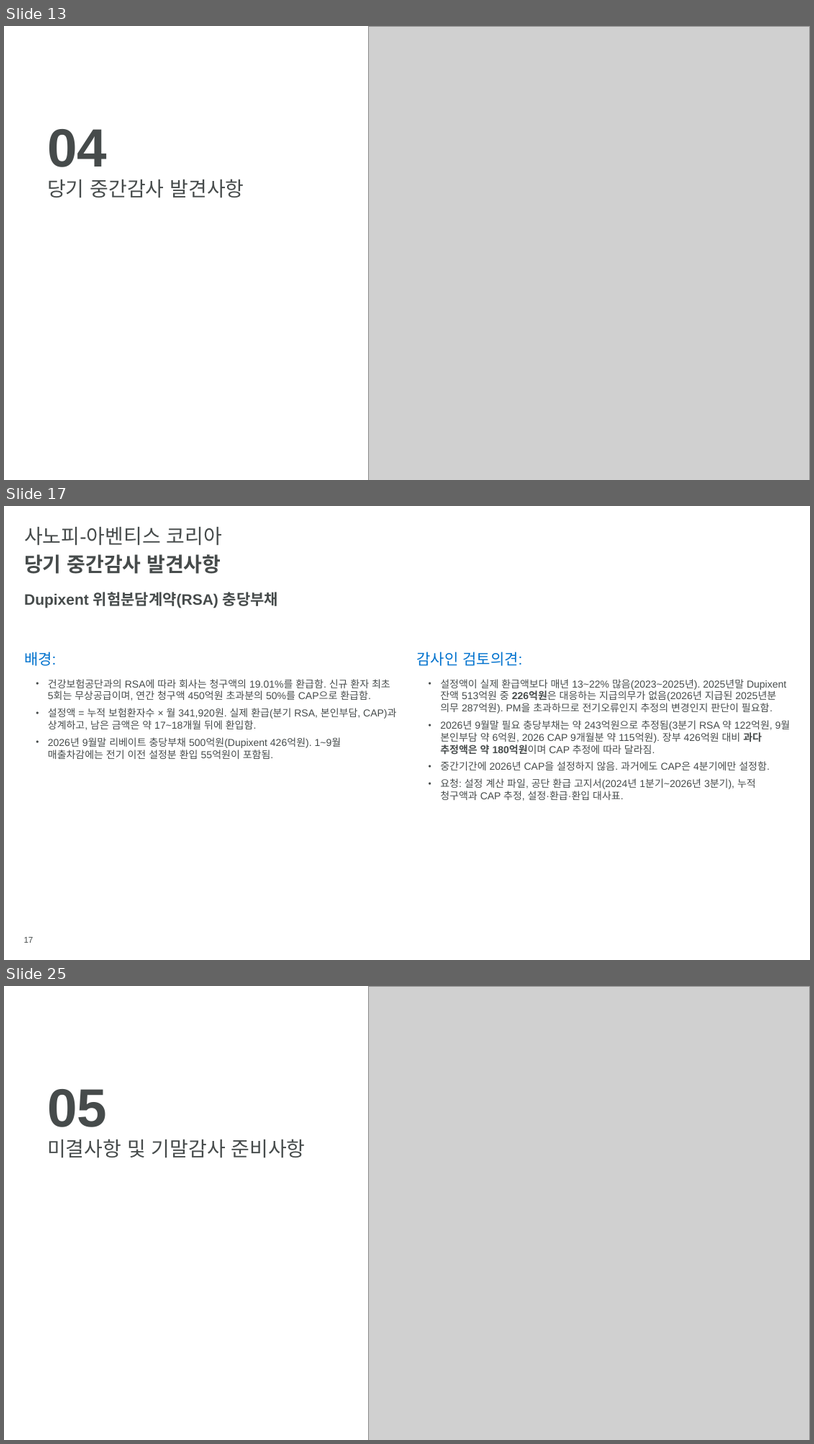
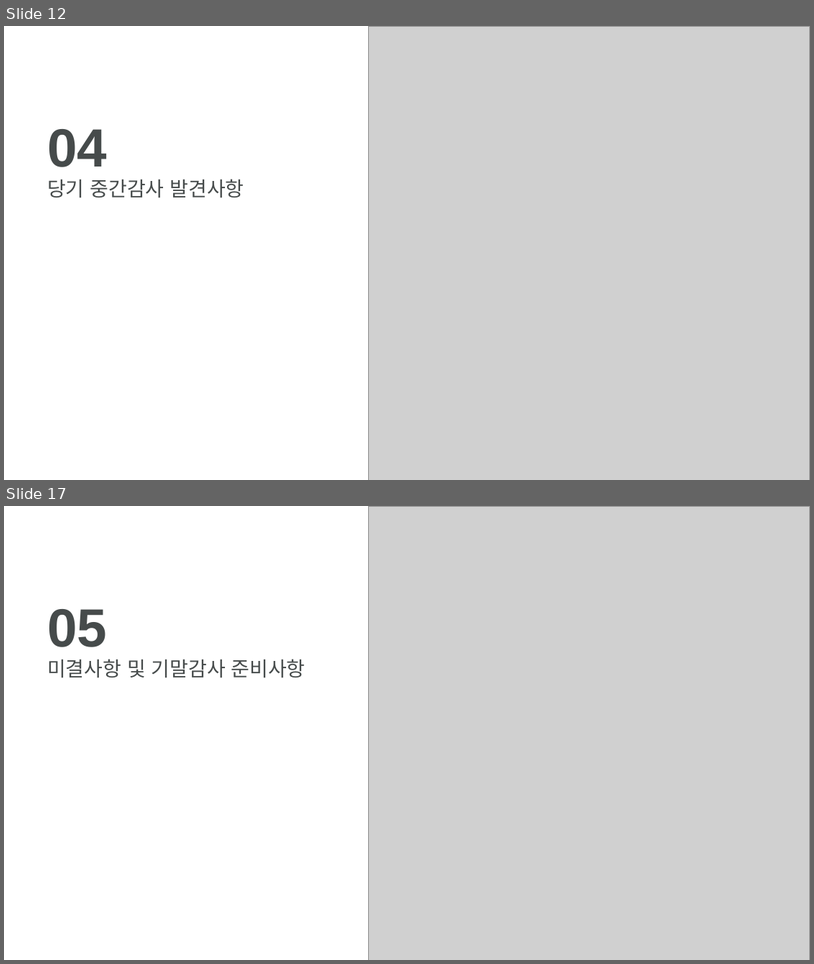
Before and after one commit to hansesle-maker/code, a slide deck: deliverables/SAK_FY2026_Interim_Closing_KO.pptx. Shown one above the other, each under a label of ours: slides 13, 17 and 25 before the commit, slides 12 and 17 after it; the slides between them are not shown. The pictures are 814x1444 and 814x964 pixels, drawn with LibreOffice and Linux fonts; fonts in the diff are those of the drawing; grey boxes stand for pictures; background and template pictures are left out. Boxes give left, top, right and bottom in pixels: in the first picture for what was removed or moved away, otherwise in the second. Text is boxed around its words. In the diff, an @@ line names an element or a change of style, - is before the commit and + after.

```diff
--- a/deliverables/SAK_FY2026_Interim_Closing_KO.pptx
+++ b/deliverables/SAK_FY2026_Interim_Closing_KO.pptx
@@ slide 17 removed at (x1=4, y1=506, x2=810, y2=960), background #FFFFFF @@
@@ title removed at (x1=24, y1=527, x2=222, y2=545) @@
-사노피-아벤티스 코리아
@@ text removed at (x1=24, y1=554, x2=221, y2=574) @@
-당기 중간감사 발견사항
@@ text removed at (x1=24, y1=592, x2=278, y2=608) @@
-Dupixent 위험분담계약(RSA) 충당부채
@@ text removed at (x1=24, y1=651, x2=56, y2=666) @@
-배경:
@@ text removed at (x1=417, y1=651, x2=522, y2=666) @@
-감사인 검토의견:
@@ text removed at (x1=48, y1=679, x2=396, y2=759) @@
-  • 건강보험공단과의 RSA에 따라 회사는 청구액의 19.01%를 환급함. 신규 환자 최초 5회는 무상공급이며, 연간 청구액 450억원 초과분의 50%를 CAP으로 환급함.
-  • 설정액 = 누적 보험환자수 × 월 341,920원. 실제 환급(분기 RSA, 본인부담, CAP)과 상계하고, 남은 금액은 약 17~18개월 뒤에 환입함.
-  • 2026년 9월말 리베이트 충당부채 500억원(Dupixent 426억원). 1~9월 매출차감에는 전기 이전 설정분 환입 55억원이 포함됨.
@@ text removed at (x1=440, y1=679, x2=791, y2=800) @@
-  • 설정액이 실제 환급액보다 매년 13~22% 많음(2023~2025년). 2025년말 Dupixent 잔액 513억원 중 226억원은 대응하는 지급의무가 없음(2026년 지급된 2025년분 의무 287억원). PM을 초과하므로 전기오류인지 추정의 변경인지 판단이 필요함.
-  • 2026년 9월말 필요 충당부채는 약 243억원으로 추정됨(3분기 RSA 약 122억원, 9월 본인부담 약 6억원, 2026 CAP 9개월분 약 115억원). 장부 426억원 대비 과다 추정액은 약 180억원이며 CAP 추정에 따라 달라짐.
-  • 중간기간에 2026년 CAP을 설정하지 않음. 과거에도 CAP은 4분기에만 설정함.
-  • 요청: 설정 계산 파일, 공단 환급 고지서(2024년 1분기~2026년 3분기), 누적 청구액과 CAP 추정, 설정·환급·환입 대사표.
@@ page number removed at (x1=24, y1=937, x2=34, y2=942) @@
-17
@@ what was slide 13 is now slide 12 @@
@@ what was slide 25 is now slide 17 @@
```
Also in this commit, not shown: 13 slides changed, 7 other slides removed.
